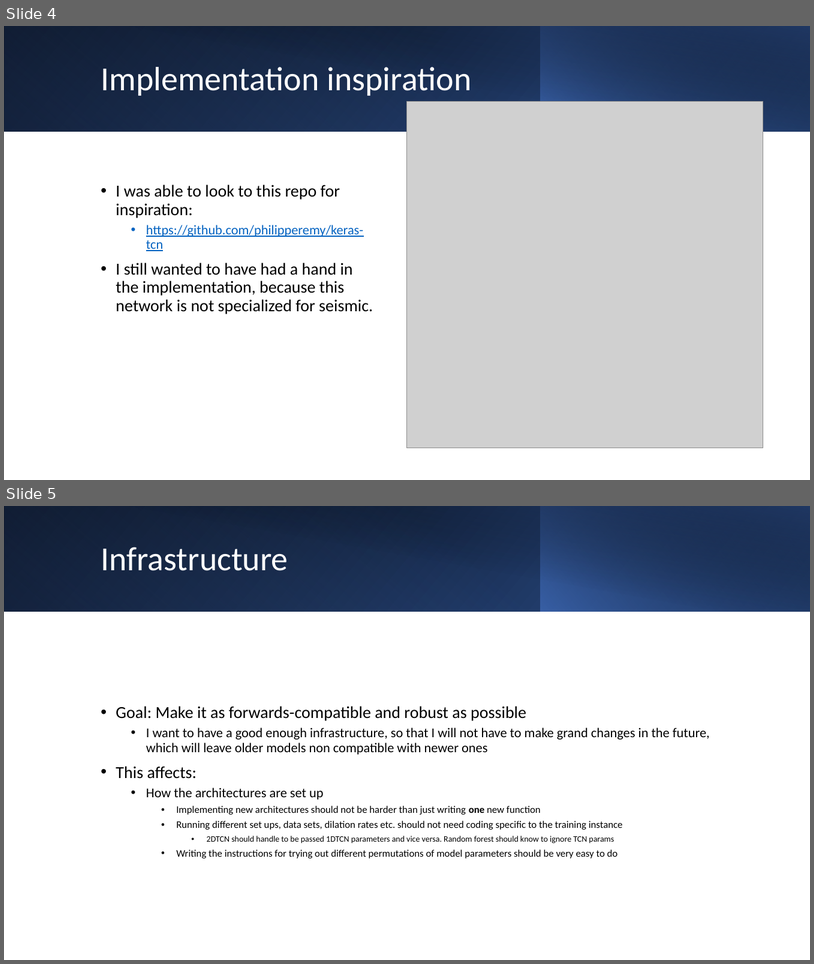
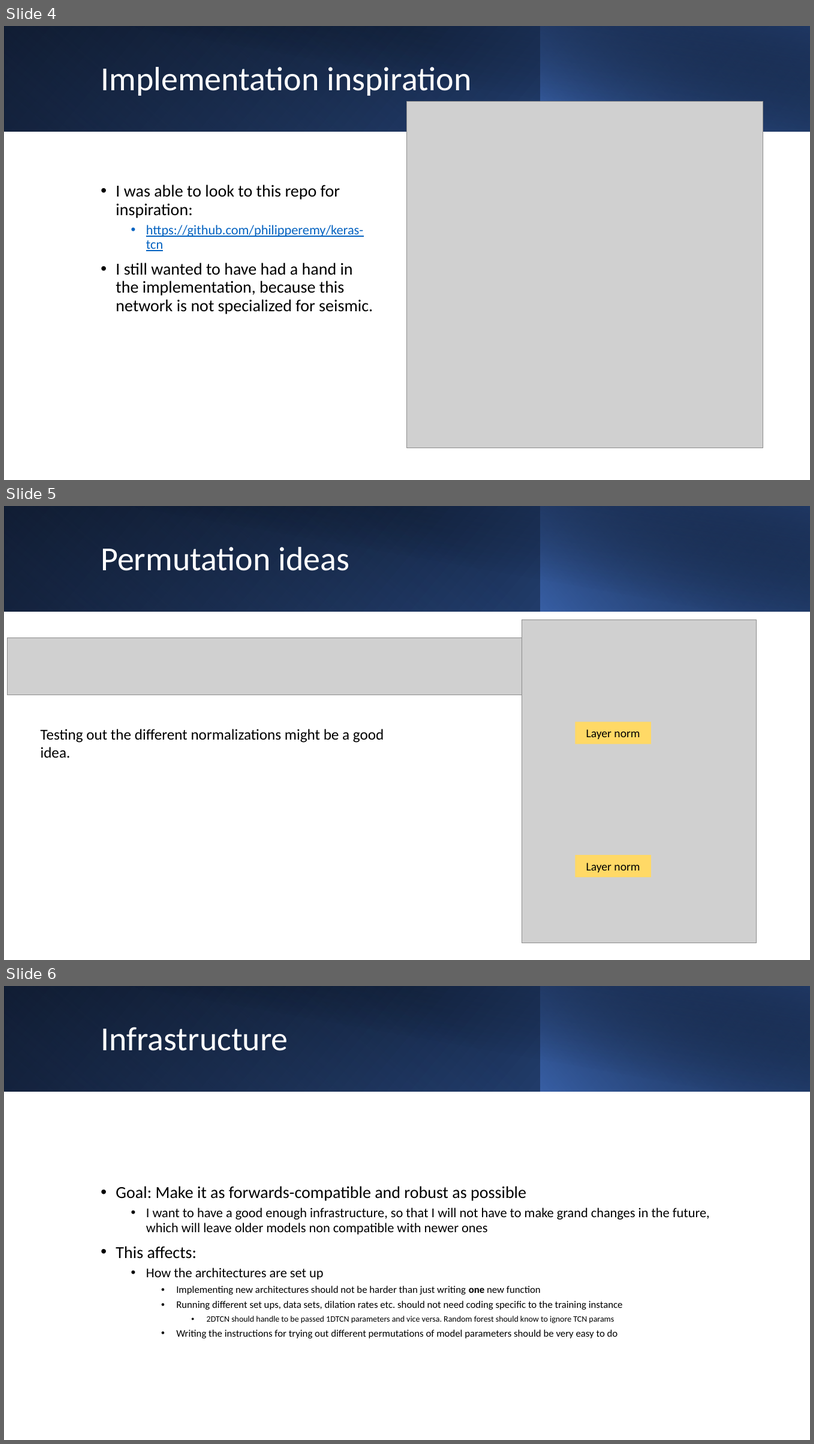
Before and after one commit to sjurmsc/MSC2023, a slide deck: Meeting Presentations/15.09.2022_ML Meeting.pptx. Shown one above the other, each under a label of ours: slides 4 and 5 before the commit, slides 4, 5 and 6 after it. The pictures are 814x964 and 814x1444 pixels, drawn with LibreOffice and Linux fonts; fonts in the diff are those of the drawing; grey boxes stand for pictures. Boxes give left, top, right and bottom in pixels: in the first picture for what was removed or moved away, otherwise in the second. Text is boxed around its words. In the diff, an @@ line names an element or a change of style, - is before the commit and + after.

```diff
--- a/Meeting Presentations/15.09.2022_ML Meeting.pptx
+++ b/Meeting Presentations/15.09.2022_ML Meeting.pptx
@@ slide 5 added at bbox=[4, 506, 810, 960], background #FFFFFF @@
@@ rectangle added at bbox=[4, 506, 810, 611], fill gradient #000000 to #2F5597 @@
@@ rectangle added at bbox=[4, 506, 541, 611], fill gradient #4472C4 to #203864 @@
@@ rectangle added at bbox=[34, 506, 810, 612], fill gradient #000000 to #203864 @@
@@ rectangle added at bbox=[540, 506, 810, 611], fill gradient #4472C4 to #000000 @@
@@ title added at bbox=[101, 547, 350, 571], 40 pt, text #FFFFFF @@
+Permutation ideas
@@ picture added at bbox=[522, 620, 756, 943] @@
@@ picture added at bbox=[7, 637, 522, 695] @@
@@ text added at bbox=[41, 729, 384, 758], 18 pt, text #000000 @@
+Testing out the different normalizations might be a good idea.
@@ rectangle added at bbox=[576, 722, 652, 744], fill #FFD966, 14 pt, text #000000 @@
+Layer norm
@@ rectangle added at bbox=[576, 855, 652, 877], fill #FFD966, 14 pt, text #000000 @@
+Layer norm
@@ what was slide 5 is now slide 6 @@
```
Also in this commit, not shown: 1 other slide added, 2 other files.
